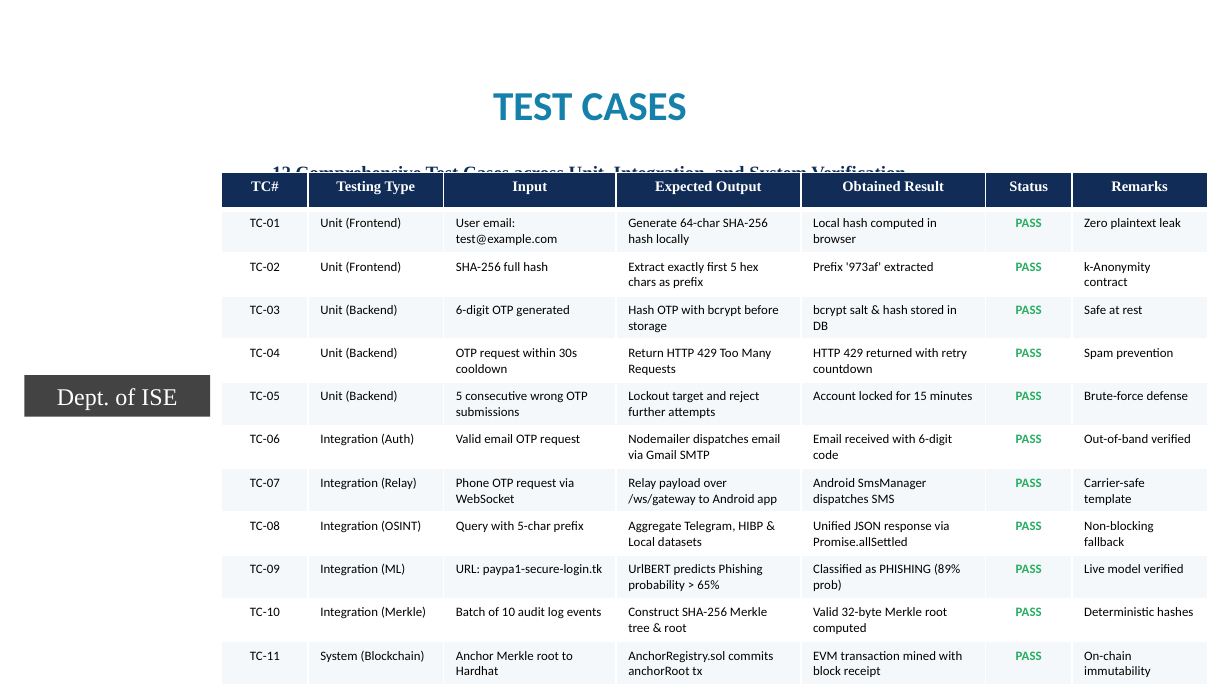
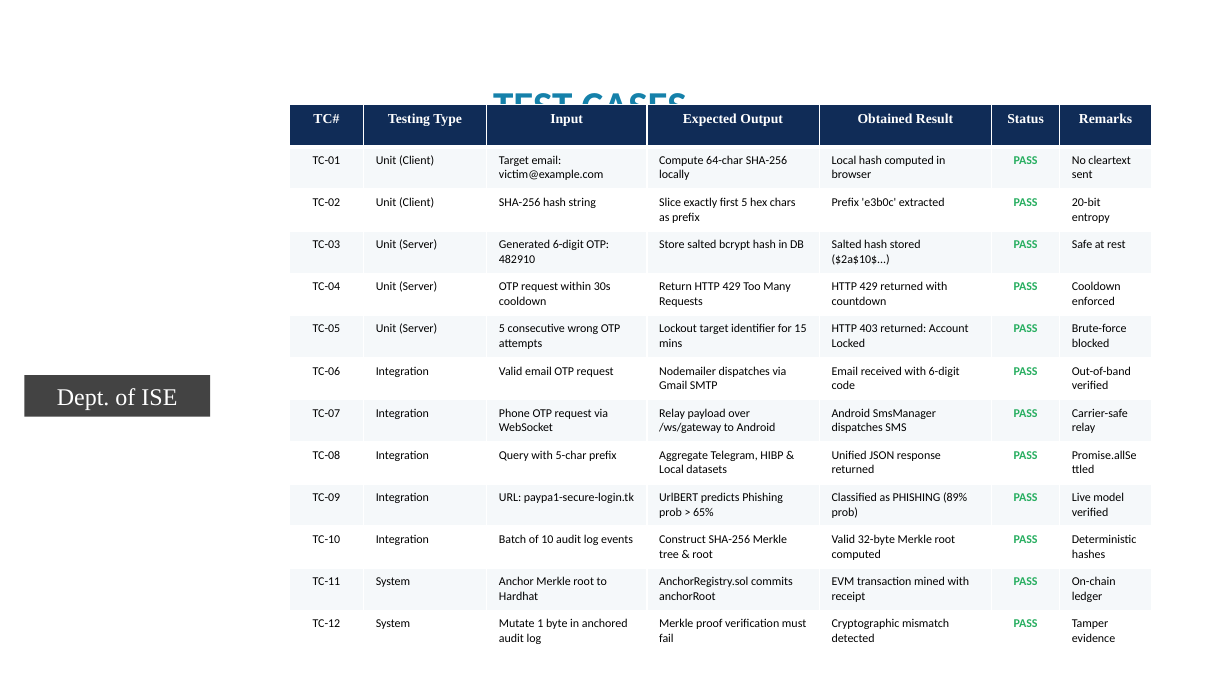
Before and after one commit to premkumarteli/OSINT-BreachShield, a slide deck: slide 10 of docs/Phase2/BreachShield_Final_Phase2_Presentation.pptx. Drawn at 1232x693 pixels with LibreOffice and Linux fonts; fonts in the diff are those of the drawing; background and template pictures are left out. Boxes give left, top, right and bottom in pixels: in the first picture for what was removed or moved away, otherwise in the second. Text is boxed around its words. In the diff, an @@ line names an element or a change of style, - is before the commit and + after.

```diff
--- a/docs/Phase2/BreachShield_Final_Phase2_Presentation.pptx
+++ b/docs/Phase2/BreachShield_Final_Phase2_Presentation.pptx
@@ table at (290,105,1152,653) @@
-row 2: TC-01 | Unit (Frontend) | User email: test@example.com | Generate 64-char SHA-256 hash locally | Local hash computed in browser | PASS | Zero plaintext leak
+row 2: TC-01 | Unit (Client) | Target email: victim@example.com | Compute 64-char SHA-256 locally | Local hash computed in browser | PASS | No cleartext sent
-row 3: TC-02 | Unit (Frontend) | SHA-256 full hash | Extract exactly first 5 hex chars as prefix | Prefix '973af' extracted | PASS | k-Anonymity contract
+row 3: TC-02 | Unit (Client) | SHA-256 hash string | Slice exactly first 5 hex chars as prefix | Prefix 'e3b0c' extracted | PASS | 20-bit entropy
-row 4: TC-03 | Unit (Backend) | 6-digit OTP generated | Hash OTP with bcrypt before storage | bcrypt salt & hash stored in DB | PASS | Safe at rest
+row 4: TC-03 | Unit (Server) | Generated 6-digit OTP: 482910 | Store salted bcrypt hash in DB | Salted hash stored ($2a$10$...) | PASS | Safe at rest
-row 5: TC-04 | Unit (Backend) | OTP request within 30s cooldown | Return HTTP 429 Too Many Requests | HTTP 429 returned with retry countdown | PASS | Spam prevention
+row 5: TC-04 | Unit (Server) | OTP request within 30s cooldown | Return HTTP 429 Too Many Requests | HTTP 429 returned with countdown | PASS | Cooldown enforced
-row 6: TC-05 | Unit (Backend) | 5 consecutive wrong OTP submissions | Lockout target and reject further attempts | Account locked for 15 minutes | PASS | Brute-force defense
+row 6: TC-05 | Unit (Server) | 5 consecutive wrong OTP attempts | Lockout target identifier for 15 mins | HTTP 403 returned: Account Locked | PASS | Brute-force blocked
-row 7, column 2: Integration (Auth)
+row 7, column 2: Integration
-row 7, column 4: Nodemailer dispatches email via Gmail SMTP
+row 7, column 4: Nodemailer dispatches via Gmail SMTP
-row 8: TC-07 | Integration (Relay) | Phone OTP request via WebSocket | Relay payload over /ws/gateway to Android app | Android SmsManager dispatches SMS | PASS | Carrier-safe template
+row 8: TC-07 | Integration | Phone OTP request via WebSocket | Relay payload over /ws/gateway to Android | Android SmsManager dispatches SMS | PASS | Carrier-safe relay
-row 9: TC-08 | Integration (OSINT) | Query with 5-char prefix | Aggregate Telegram, HIBP & Local datasets | Unified JSON response via Promise.allSettled | PASS | Non-blocking fallback
+row 9: TC-08 | Integration | Query with 5-char prefix | Aggregate Telegram, HIBP & Local datasets | Unified JSON response returned | PASS | Promise.allSettled
-row 10, column 2: Integration (ML)
+row 10, column 2: Integration
-row 10, column 4: UrlBERT predicts Phishing probability > 65%
+row 10, column 4: UrlBERT predicts Phishing prob > 65%
-row 11, column 2: Integration (Merkle)
+row 11, column 2: Integration
-row 12: TC-11 | System (Blockchain) | Anchor Merkle root to Hardhat | AnchorRegistry.sol commits anchorRoot tx | EVM transaction mined with block receipt | PASS | On-chain immutability
+row 12: TC-11 | System | Anchor Merkle root to Hardhat | AnchorRegistry.sol commits anchorRoot | EVM transaction mined with receipt | PASS | On-chain ledger
-row 13: TC-12 | System (Audit) | Mutate 1 byte in anchored audit log | Merkle proof verification must fail | Cryptographic mismatch detected & logged | PASS | Tamper evidence validated
+row 13: TC-12 | System | Mutate 1 byte in anchored audit log | Merkle proof verification must fail | Cryptographic mismatch detected | PASS | Tamper evidence
@@ size 8.5 to 8 pt in "TC#", "Testing Type", "Input", "Expected Output" and 3 more places @@
@@ size 7.5 to 7 pt in "TC-01", "Local hash computed in browser", "PASS", "TC-02" and 41 more places @@
@@ table: place and size @@
-table at (222,172,1207,681)
+table at (290,105,1152,653)
@@ text removed at (272,165,906,184) @@
-12 Comprehensive Test Cases across Unit, Integration, and System Verification
@@ text removed at (250,607,280,616) @@
-10
```
Also in this commit, not shown: 14 other slides changed.
